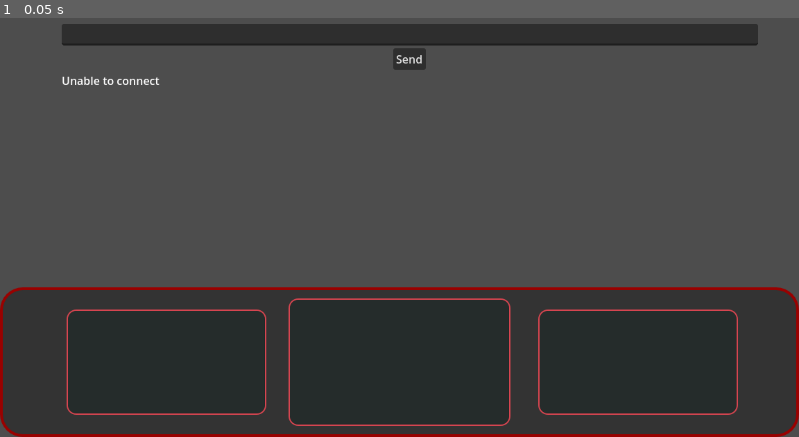
Above: before the commit, frame 1.
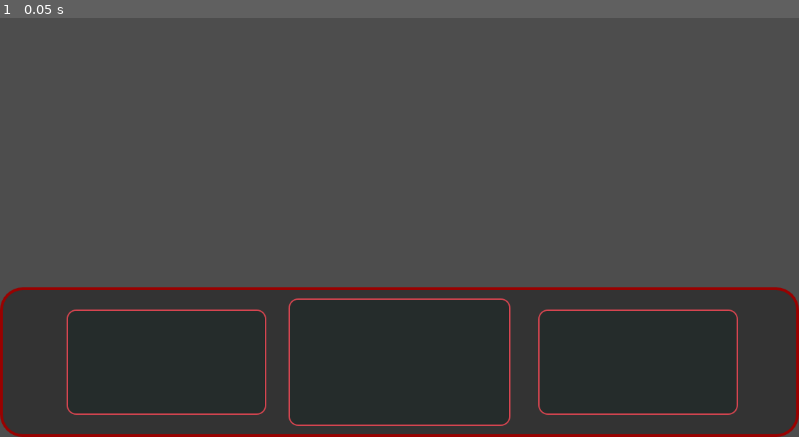
Above: after the commit, the same moment.

Repository: master172/ShowdownFrontend
Game: Godot game, scene res://Tests/Websockets_connections/web_sockets_connection.tscn
The game is run twice, just before and just after one commit, with the same random seed, the same clock (stepped at 60 frames per second) and the same inputs. The project has no main scene, so this scene is started directly.
Inputs:
- Up to frame 1 (0.05 s): no input

The runs differ from the first frame. In frame 1, 4.9% of the frame differs, in the area x 7-95%, y 1-16%.

Commit message:
integration test with wrapper
can send inputs to the showdown wrapper and handles active Pokémon fainting properly

Diff:
--- a/Tests/Websockets_connections/web_sockets_connection.gd
+++ b/Tests/Websockets_connections/web_sockets_connection.gd
@@ -1,10 +1,6 @@
 extends Node
 
-@onready var line_edit: LineEdit = $MainContainer/LineEdit
-@onready var button: Button = $MainContainer/Button
-@onready var rich_text_label: RichTextLabel = $MainContainer/RichTextLabel
 @onready var parser: Parser = $Parser
-
 @onready var battle_input: Control = $BattleInput
 
 @export var websocket_url = "ws://localhost:8765"
@@ -16,13 +12,15 @@
 	var err = socket.connect_to_url(websocket_url)
 	if err != OK:
 		print("Unable to connect")
-		rich_text_label.text += "Unable to connect"
 		set_process(false)
 
 func handle_parsed_repsonse(msg:Dictionary)->void:
 	var data_type = parser.get_data_type(msg)
 	if data_type == "request":
-		battle_input.update_strings(parser.get_attack_list(msg),parser.get_switch_list(msg))
+		if msg["state"]["active_pokemon"]["fainted"] == false:
+			battle_input.update_strings(parser.get_attack_list(msg),parser.get_switch_list(msg))
+		else:
+			battle_input.active_pokemon_faineted(parser.get_switch_list(msg))
 
 func _process(_delta):
 
@@ -36,7 +34,6 @@
 			var msg = str(socket.get_packet().get_string_from_utf8())
 			print("\nGot data from server: ", msg)
 			var parsed_data :Dictionary = parser.parse_response(msg)
-			rich_text_label.text += ("\nGot data from server: "+ str(parsed_data))
 			handle_parsed_repsonse(parsed_data)
 
 	elif state == WebSocketPeer.STATE_CLOSING:
@@ -47,11 +44,9 @@
 
 		var code = socket.get_close_code()
 		print("WebSocket closed with code: %d. Clean: %s" % [code, code != -1])
-		rich_text_label.text += ("WebSocket closed with code: %d. Clean: %s" % [code, code != -1])
 
 		set_process(false)
 
 
-func _on_button_pressed() -> void:
-	socket.send_text(parser.parse_input(line_edit.text))
-	line_edit.clear()
+func _on_battle_input_request_move(move: String) -> void:
+	socket.send_text(parser.parse_input(move))
--- a/Tests/Websockets_connections/web_sockets_connection.tscn
+++ b/Tests/Websockets_connections/web_sockets_connection.tscn
@@ -13,33 +13,10 @@
 grow_vertical = 2
 script = ExtResource("1_pa6a7")
 
-[node name="MainContainer" type="VBoxContainer" parent="."]
-layout_mode = 1
-anchors_preset = 15
-anchor_right = 1.0
-anchor_bottom = 1.0
-offset_left = 89.0
-offset_top = 52.0
-offset_right = -59.0
-grow_horizontal = 2
-grow_vertical = 2
-
-[node name="LineEdit" type="LineEdit" parent="MainContainer"]
-layout_mode = 2
-
-[node name="Button" type="Button" parent="MainContainer"]
-layout_mode = 2
-size_flags_horizontal = 4
-text = "Send"
-
-[node name="RichTextLabel" type="RichTextLabel" parent="MainContainer"]
-layout_mode = 2
-size_flags_vertical = 3
-
 [node name="Parser" type="Node" parent="."]
 script = ExtResource("2_5p8n4")
 
 [node name="BattleInput" parent="." instance=ExtResource("3_akr4m")]
 layout_mode = 1
 
-[connection signal="pressed" from="MainContainer/Button" to="." method="_on_button_pressed"]
+[connection signal="request_move" from="BattleInput" to="." method="_on_battle_input_request_move"]
--- a/Ui/battle_input.gd
+++ b/Ui/battle_input.gd
@@ -7,9 +7,12 @@
 
 @onready var option_strings:Array = self.attack_strings
 
+signal request_move(move:String)
+
 enum states {
 	Attack,
 	Switch,
+	MustSwitch,
 	Inactive
 }
 
@@ -31,6 +34,14 @@
 		modulate = inactive_color
 	else:
 		modulate = default_color
+
+func active_pokemon_faineted(sw_str:Array):
+	current_state = states.MustSwitch
+	switch_strings = sw_str
+	option_strings = switch_strings
+	max_selected = switch_strings.size()
+	current_selected = 0
+	set_options(current_selected)
 
 func update_strings(att_str:Array,sw_str:Array):
 	attack_strings = att_str
@@ -73,7 +84,16 @@
 		current_selected = (current_selected + 1) % max_selected
 		set_options(current_selected)
 	elif event.is_action_pressed("No"):
-		swap_states(states.Switch)
+		if current_state == states.Attack:
+			swap_states(states.Switch)
+		elif current_state == states.Switch:
+			swap_states(states.Attack)
 	elif event.is_action_pressed("Yes"):
 		if current_state == states.Switch:
+			emit_signal("request_move","s"+str(current_selected))
 			swap_states(states.Attack)
+		elif current_state == states.Attack:
+			emit_signal("request_move",str(current_selected))
+		elif current_state == states.MustSwitch:
+			emit_signal("request_move","s"+str(current_selected))
+			swap_states(states.Attack)
